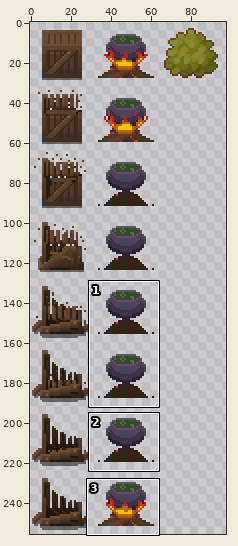
Sprite sheet, stored at Assets/sprites/objects/static_objects.png. The first picture is a wide view before the edit; the outline marks the close-up.
Close-up. Earlier state:
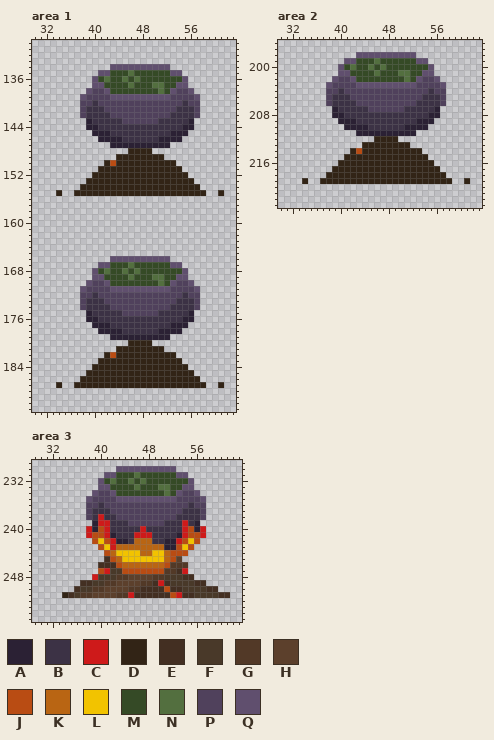
The file is 256x256 pixels. Colours within 5 levels of each other are drawn and written as one. Shown: area 1: x 30..63, y 130..191; area 2: x 30..63, y 196..223; area 3: x 29..63, y 229..255. The wide view leaves out empty margins. The commit also changed other parts of the picture, which this record leaves out.
Palette (. is transparent): A #2b2134  B #3c3245  C #ce1a1a  D #322416  E #432f22  F #493929  G #523927  H #5c402c  J #b94c13  K #b96513  L #f2c300  M #354a26  N #536f3f  P #50415c  Q #604f6e
Pixels before, area 1, first column x 34:
134 .........QQQQQQQQQQ.........
135 .......QQMMMNMMMMMMQQ.......
136 ......QMNMMNMNMMMMMMMQ......
137 ......QQMMMMNMMMNNMMQQ......
138 .....QPPQMMMMMMMMNMQPPQ.....
139 ....QPPPPQQQQQQQQQQPPPPQ....
140 ....PPBPPPPPPPPPPPPPPBPP....
141 ....PBBBPPPPPPPPPPPPBBBP....
142 ....PBBBBPPPPPPPPPPBBBBP....
143 .....ABBBBBPPPPPPBBBBBA.....
144 .....AABBBBBBBBBBBBBBAA.....
145 ......AAABBBBBBBBBBAAA......
146 .......AAAABBBBBBAAAA.......
147 .........AAAAAAAAAA.........
148 ............DDDD............
149 ..........DDDDDDDD..........
150 ........DJDDDDDDDDDD........
151 .......DDDDDDDDDDDDDD.......
152 ......DDDDDDDDDDDDDDDD......
153 .....DDDDDDDDDDDDDDDDDD.....
154 ....DDDDDDDDDDDDDDDDDDDD....
155 D..DDDDDDDDDDDDDDDDDDDDDD..D
156 ............................
157 ............................
158 ............................
159 ............................
160 ............................
161 ............................
162 ............................
163 ............................
164 ............................
165 ............................
166 .........QQQQQQQQQQ.........
167 .......QQMMMNMMMMMMQQ.......
168 ......QMNMMNMNMMMMMMMQ......
169 ......QQMMMMNMMMNNMMQQ......
170 .....QPPQMMMMMMMMNMQPPQ.....
171 ....QPPPPQQQQQQQQQQPPPPQ....
172 ....PPBPPPPPPPPPPPPPPBPP....
173 ....PBBBPPPPPPPPPPPPBBBP....
174 ....PBBBBPPPPPPPPPPBBBBP....
175 .....ABBBBBPPPPPPBBBBBA.....
176 .....AABBBBBBBBBBBBBBAA.....
177 ......AAABBBBBBBBBBAAA......
178 .......AAAABBBBBBAAAA.......
179 .........AAAAAAAAAA.........
180 ............DDDD............
181 ..........DDDDDDDD..........
182 ........DJDDDDDDDDDD........
183 .......DDDDDDDDDDDDDD.......
184 ......DDDDDDDDDDDDDDDD......
185 .....DDDDDDDDDDDDDDDDDD.....
186 ....DDDDDDDDDDDDDDDDDDDD....
187 D..DDDDDDDDDDDDDDDDDDDDDD..D
Pixels before, area 2, first column x 34:
198 .........QQQQQQQQQQ.........
199 .......QQMMMNMMMMMMQQ.......
200 ......QMNMMNMNMMMMMMMQ......
201 ......QQMMMMNMMMNNMMQQ......
202 .....QPPQMMMMMMMMNMQPPQ.....
203 ....QPPPPQQQQQQQQQQPPPPQ....
204 ....PPBPPPPPPPPPPPPPPBPP....
205 ....PBBBPPPPPPPPPPPPBBBP....
206 ....PBBBBPPPPPPPPPPBBBBP....
207 .....ABBBBBPPPPPPBBBBBA.....
208 .....AABBBBBBBBBBBBBBAA.....
209 ......AAABBBBBBBBBBAAA......
210 .......AAAABBBBBBAAAA.......
211 .........AAAAAAAAAA.........
212 ............DDDD............
213 ..........DDDDDDDD..........
214 ........DJDDDDDDDDDD........
215 .......DDDDDDDDDDDDDD.......
216 ......DDDDDDDDDDDDDDDD......
217 .....DDDDDDDDDDDDDDDDDD.....
218 ....DDDDDDDDDDDDDDDDDDDD....
219 D..DDDDDDDDDDDDDDDDDDDDDD..D
Pixels before, area 3, first column x 34:
230 .........QQQQQQQQQQ.........
231 .......QQMMMNMMMMMMQQ.......
232 ......QMNMMNMNMMMMMMMQ......
233 ......QQMMMMNMMMNNMMQQ......
234 .....QPPQMMMMMMMMNMQPPQ.....
235 ....QPPPPQQQQQQQQQQPPPPQ....
236 ....PPBPPPPPPPPPPPPPPBPP....
237 ....PBBBPPPPPPPPPPPPBBBP....
238 ....PBCBBPPPPPPPPPPBBBBP....
239 .....ACCBBBPPPPPPBBBCBA.....
240 ....CAJCBBBBBCBBBBBBCJAC....
241 ....CJJCABBBCCCBBBBACJJC....
242 .....JLJCAABKKKBBAACJLJ.....
243 ......JLCKKKKKKKKAAJLJ......
244 .......JKLLLLKKLLKJJJ.......
245 .......EJKLLLLLLLKJH........
246 ......EEEJKKKKKKKJGGG.......
247 ......JCFFJJJJJJJGGEC.......
248 .....CFFFGGHHHHGGFFFEE......
249 ...EEFFGGHHHHGGECEFFFFEE....
250 ..EFFGGHHHHGGEEEEJEEFFFFEE..
251 DEFGGHHHHGGCEEEEEEJCEEFFFFEE
New version:
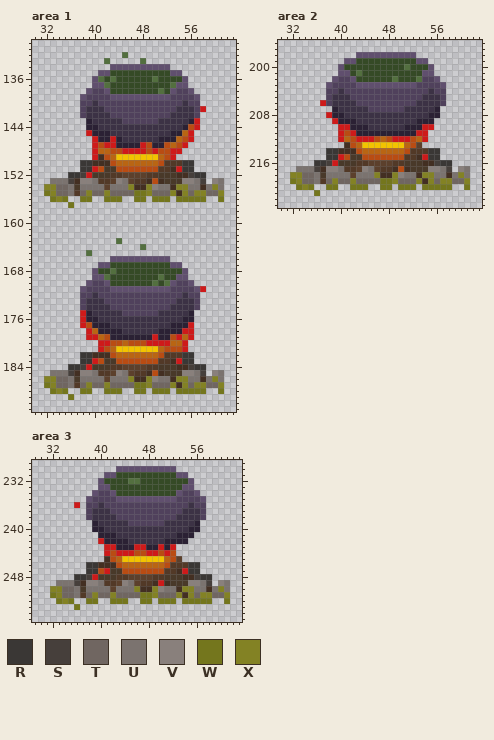
Colours new in this view: R #3a3735  S #463f3b  T #706661  U #7b736f  V #89807c  W #74761d  X #838224
The exact change:
Area 1:
y 132: x 45 . -> N
y 133: x 42 . -> N; x 48 . -> N
y 135: x 46 N -> M
y 136: x 41..43 MNM -> NMN; x 45 N -> M; x 47 N -> M; x 50 M -> N
y 137: x 42 M -> N; x 46 N -> M; x 50..51 NN -> MM; x 53 M -> N
y 141: x 58 . -> C
y 143: x 57 . -> C
y 144: x 56..57 A. -> JC
y 145: x 39 . -> C; x 55..56 A. -> KC
y 146: x 40 . -> C; x 43 A -> C; x 54..56 A.. -> KJC
y 147: x 40..43 ...A -> CJCC; x 48..49 AA -> CJ; x 52..55 A... -> JKJC
y 148: x 40..54 ......DDDD..... -> CKKJJCCCCJCJJCC
y 149: x 40..53 ....DDDDDDDD.. -> CEJKLLLLLLLKJC
y 150: x 38..42 ....D -> RREEE; x 44..56 DDDDDDDDDD... -> KKKKKKKJGGGRR
y 151: x 38..56 ...DDDDDDDDDDDDDD.. -> RRCJFFJJJJJJJGGECRR
y 152: x 36..58 ....DDDDDDDDDDDDDDDD... -> RRSCFFFGGHHHHGGFFFEESRR
y 153: x 33..58 ......DDDDDDDDDDDDDDDDDD.. -> UUUSEVVUGGHVUHGGEJEFFFVVUS; x 60..61 .. -> VU
y 154: x 32..61 ......DDDDDDDDDDDDDDDDDDDD.... -> XXTTUFUUUUHUUUXEEXVUUEXXUUEUXU
y 155: x 32..61 ..D..DDDDDDDDDDDDDDDDDDDDDD..D -> WXTTUGTXTTXTTTTWWXTTTXEXTXXTTX
y 156: x 33..35 ... -> WXW; x 38..39 .. -> WW; x 42..44 ... -> WWW; x 47..48 .. -> WW; x 50..52 ... -> WWW; x 54..58 ..... -> WWWWW; x 61 . -> W
y 157: x 36 . -> W
y 163: x 44 . -> N
y 164: x 48 . -> N
y 165: x 39 . -> N
y 167: x 46 N -> M
y 168: x 42..43 NM -> MN; x 45 N -> M; x 47 N -> M
y 169: x 42 M -> N; x 46 N -> M; x 50 N -> M
y 170: x 50..52 MNM -> NMN
y 171: x 58 . -> C
y 175..176: x 38 . -> C
y 177: x 38..39 .. -> CJ; x 56 . -> C
y 178: x 39..40 .. -> CK; x 55..56 .. -> CC
y 179: x 39..42 .... -> CCKJ; x 50 A -> C; x 53..56 .... -> JCKC
y 180: x 41..55 .....DDDD...... -> CCJJKJJJCCCCKKC
y 181: x 41..55 ...DDDDDDDD.... -> CJKLLLLLLLKJJJC
y 182: x 38..42 ....D -> RREEE; x 44..56 DDDDDDDDDD... -> KKKKKKKJGGGRR
y 183: x 38..56 ...DDDDDDDDDDDDDD.. -> RRCJFFJJJJJJJGGECRR
y 184: x 36..58 ....DDDDDDDDDDDDDDDD... -> RRSCFFFGGHHHHGGFFFEESRR
y 185: x 33..58 ......DDDDDDDDDDDDDDDDDD.. -> UUUSEVVUGGHVUHGGEJEFFFVVUS; x 60..61 .. -> VU
y 186: x 32..61 ......DDDDDDDDDDDDDDDDDDDD.... -> XXTTUFUUUUHUUUXEEXVUUEXXUUEUXU
y 187: x 32..61 ..D..DDDDDDDDDDDDDDDDDDDDDD..D -> WXTTUGTXTTXTTTTWWXTTTXEXTXXTTX
y 188: x 33..35 ... -> WXW; x 38..39 .. -> WW; x 42..44 ... -> WWW; x 47..48 .. -> WW; x 50..52 ... -> WWW; x 54..58 ..... -> WWWWW; x 61 . -> W
y 189: x 36 . -> W
Area 2:
y 199: x 46 N -> M
y 200: x 42 N -> M; x 45 N -> M; x 47 N -> M; x 51 M -> N
y 201: x 43 M -> N; x 46 N -> M; x 50..51 NN -> MM
y 202: x 49 M -> N; x 51 N -> M; x 53 Q -> N
y 206: x 37 . -> C
y 208: x 38 . -> C
y 209: x 39 . -> C
y 210: x 40..41 .A -> CC; x 54..55 A. -> CC
y 211: x 40..42 ... -> CJC; x 53..54 .. -> CC
y 212: x 40..54 ......DDDD..... -> CKJCCCJKJCCCJKC
y 213: x 41..53 ...DDDDDDDD.. -> EJKLLLLLLLKJH
y 214: x 38..42 ....D -> RREEE; x 44..56 DDDDDDDDDD... -> KKKKKKKJGGGRR
y 215: x 38..56 ...DDDDDDDDDDDDDD.. -> RRCJFFJJJJJJJGGECRR
y 216: x 36..58 ....DDDDDDDDDDDDDDDD... -> RRSCFFFGGHHHHGGFFFEESRR
y 217: x 33..58 ......DDDDDDDDDDDDDDDDDD.. -> UUUSEVVUGGHVUHGGEJEFFFVVUS; x 60..61 .. -> VU
y 218: x 32..61 ......DDDDDDDDDDDDDDDDDDDD.... -> XXTTUFUUUUHUUUXEEXVUUEXXUUEUXU
y 219: x 32..61 ..D..DDDDDDDDDDDDDDDDDDDDDD..D -> WXTTUGTXTTXTTTTWWXTTTXEXTXXTTX
y 220: x 33..35 ... -> WXW; x 38..39 .. -> WW; x 42..44 ... -> WWW; x 47..48 .. -> WW; x 50..52 ... -> WWW; x 54..58 ..... -> WWWWW; x 61 . -> W
y 221: x 36 . -> W
Area 3:
y 231: x 46 N -> M
y 232: x 42 N -> M; x 46..47 MN -> NM
y 233: x 46 N -> M; x 50..51 NN -> MM
y 234: x 51 N -> M
y 236: x 36 . -> C
y 238: x 40 C -> B
y 239: x 40..41 CC -> BB; x 54 C -> B
y 240: x 38 C -> .; x 40..41 JC -> AB; x 47 C -> B; x 54..55 CJ -> BA; x 57 C -> .
y 241: x 38..41 CJJC -> ..AA; x 46..48 CCC -> BBB; x 54..57 CJJC -> AA..
y 242: x 39..42 JLJC -> .CAA; x 46..48 KKK -> BBB; x 53..56 CJLJ -> AA..
y 243: x 40..41 JL -> .C; x 43..50 KKKKKKKK -> AAACCAAC; x 52..55 AJLJ -> C...
y 244: x 41..51 JKLLLLKKLLK -> CJCCCJJCCJC; x 53..54 JJ -> ..
y 246..247: x 38..39 .. -> RR; x 55..56 .. -> RR
y 248: x 36..38 ... -> RRS; x 56..58 ... -> SRR
y 249: x 33..36 .... -> UUUS; x 38..40 EFF -> VVU; x 44..45 HH -> VU; x 55..58 FEE. -> VVUS; x 60..61 .. -> VU
y 250: x 32..36 ....E -> XXTTU; x 38..41 FGGH -> UUUU; x 43..46 HHGG -> UUUX; x 49..52 EEJE -> XVUU; x 54..57 FFFF -> XXUU; x 59..61 E.. -> UXU
y 251: x 32..36 ..DEF -> WXTTU; x 38..53 GHHHHGGCEEEEEEJC -> TXTTXTTTTWWXTTTX; x 55..61 EFFFFEE -> XTXXTTX
y 252: x 33..35 ... -> WXW; x 38..39 .. -> WW; x 42..44 ... -> WWW; x 47..48 .. -> WW; x 50..52 ... -> WWW; x 54..58 ..... -> WWWWW; x 61 . -> W
y 253: x 36 . -> W
